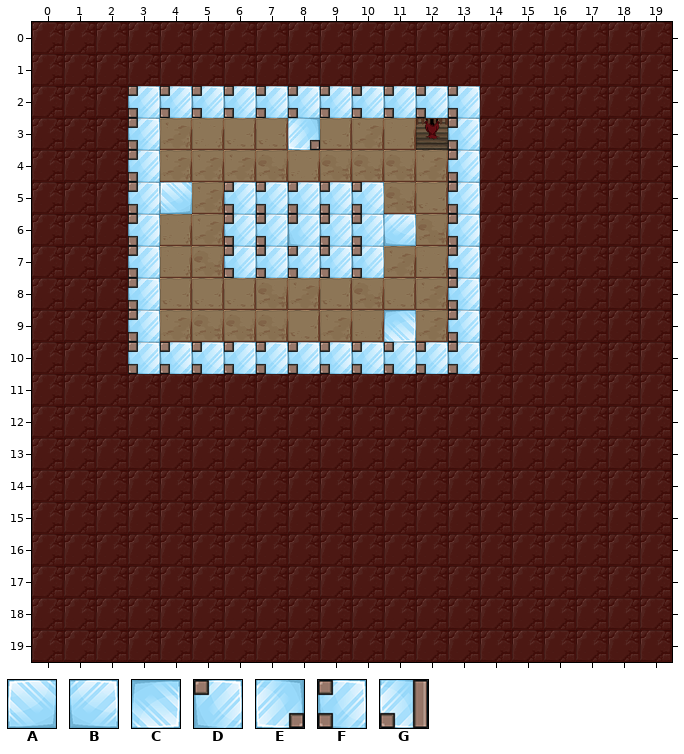
Two states of a Tiled map, assets/levels/kongregate_release/oliviag1.tmx. That is the earlier state.
Cells are 48x48 px. Shown: x 0..19, y 0..19.
Key: from "glass_wall_sheet": A 0, B 0 flipped left-right, C 0 turned 180, D 7, E 9, F 11, G 28.
Objects are placed by their top-left corner, in cells (3,4 is the top-left corner of cell 3,4); size is 1x1 cell unless given.
Layers that did not change in this view are not listed.
Objects on layer "Mirrors" before:
A "mirror" at 4,5
B "mirror" at 11,6
C "mirror" at 11,9
Objects on layer "Light" before:
E "lightSwitch" at 8,3
D "lightOrb" at 8,6
New version:
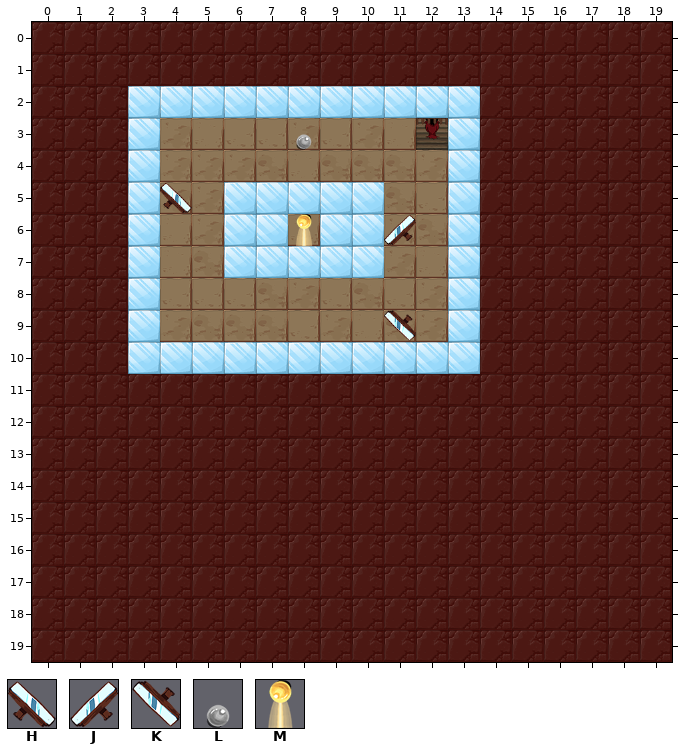
Further tiles: from "mirrors": H 1, J 1 flipped left-right, K 1 turned 180; from "orb_sheet": L 0, M 5.
Edits made:
Layer "glasswall":
changed: F at 3,2 -> A at 3,2
changed: F at 4,2 -> A at 4,2
changed: F at 5,2 -> A at 5,2
changed: F at 6,2 -> A at 6,2
changed: F at 7,2 -> A at 7,2
changed: F at 8,2 -> A at 8,2
changed: F at 9,2 -> A at 9,2
changed: F at 10,2 -> A at 10,2
changed: F at 11,2 -> A at 11,2
changed: F at 12,2 -> A at 12,2
changed: F at 13,2 -> A at 13,2
changed: F at 13,3 -> A at 13,3
changed: F at 3,3 -> A at 3,3
changed: F at 13,4 -> A at 13,4
changed: F at 3,4 -> A at 3,4
changed: F "glassWall" at 7,5 -> A "glassWall" at 7,5
changed: F at 8,5 -> A at 8,5
changed: F at 9,5 -> A at 9,5
changed: F at 10,5 -> A at 10,5
changed: F at 6,5 -> A at 6,5
changed: F at 13,5 -> A at 13,5
changed: F at 3,5 -> A at 3,5
changed: F at 7,6 -> A at 7,6
changed: F at 9,6 -> A at 9,6
changed: F at 10,6 -> A at 10,6
changed: F at 6,6 -> A at 6,6
changed: F at 13,6 -> A at 13,6
changed: F at 3,6 -> A at 3,6
changed: F "glassWall" at 8,7 -> A "glassWall" at 8,7
changed: F at 7,7 -> A at 7,7
changed: F at 9,7 -> A at 9,7
changed: F at 10,7 -> A at 10,7
changed: F at 6,7 -> A at 6,7
changed: F at 13,7 -> A at 13,7
changed: F at 3,7 -> A at 3,7
changed: F at 13,8 -> A at 13,8
changed: F at 3,8 -> A at 3,8
changed: F at 13,9 -> A at 13,9
changed: F at 3,9 -> A at 3,9
changed: F at 13,10 -> A at 13,10
changed: F at 12,10 -> A at 12,10
changed: F at 11,10 -> A at 11,10
changed: F at 9,10 -> A at 9,10
changed: F at 10,10 -> A at 10,10
changed: F at 8,10 -> A at 8,10
changed: F at 7,10 -> A at 7,10
changed: F at 6,10 -> A at 6,10
changed: F at 5,10 -> A at 5,10
changed: F at 4,10 -> A at 4,10
changed: F at 3,10 -> A at 3,10
Layer "Mirrors":
changed: A "mirror" at 4,5 -> H "mirror" at 4,5
changed: B "mirror" at 11,6 -> J "mirror" at 11,6
changed: C "mirror" at 11,9 -> K "mirror" at 11,9
Layer "Light":
changed: E "lightSwitch" at 8,3 -> L "lightSwitch" at 8,3
changed: D "lightOrb" at 8,6 -> M "lightOrb" at 8,6
